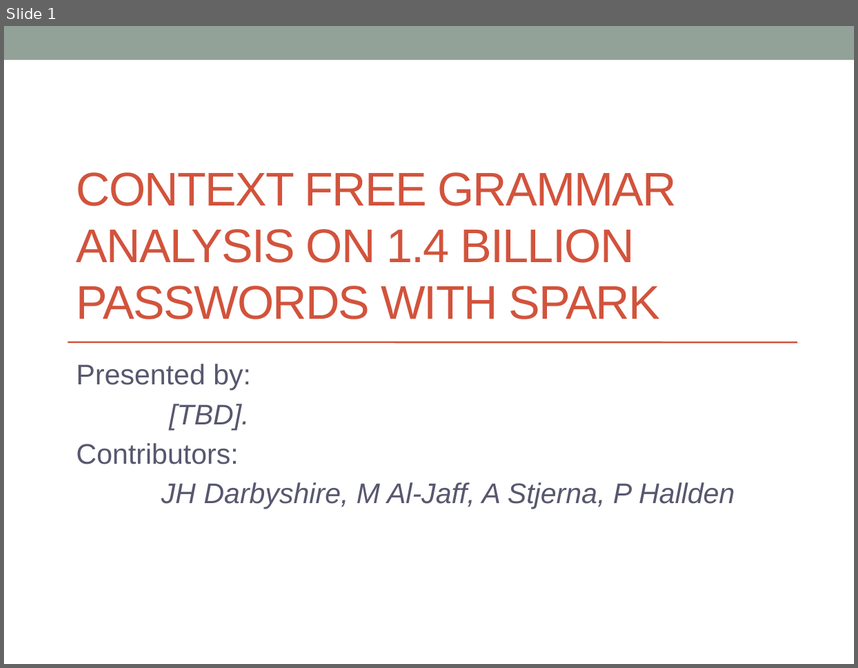
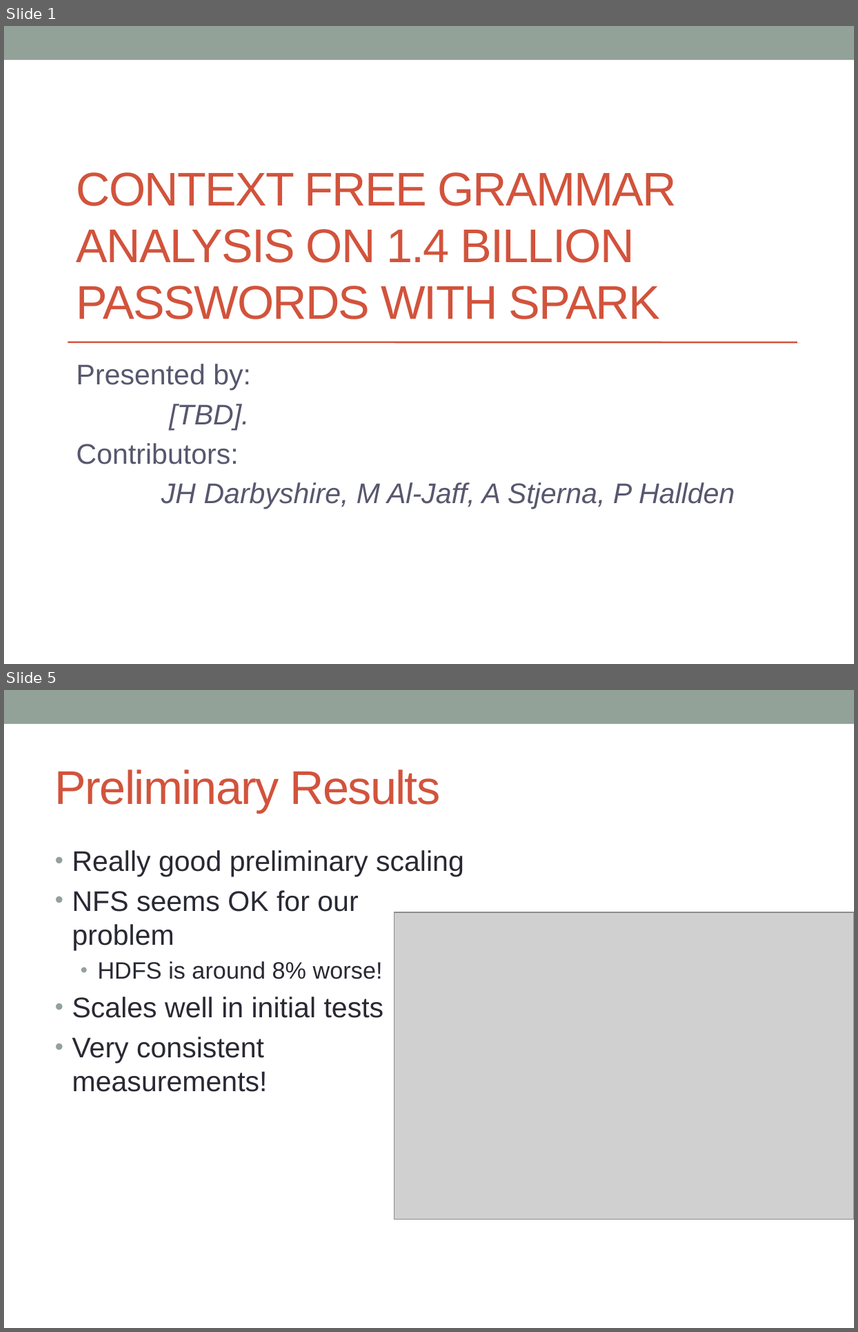
Before and after one commit to ldsa-project-g2/passwords, a slide deck: presentation/group_presentation.pptx. Shown one above the other, each under a label of ours: slide 1 before the commit, slides 1 and 5 after it; the slides between them are not shown. The pictures are 858x668 and 858x1332 pixels, drawn with LibreOffice and Linux fonts; fonts in the diff are those of the drawing; grey boxes stand for pictures. Boxes give left, top, right and bottom in pixels: in the first picture for what was removed or moved away, otherwise in the second. Text is boxed around its words. In the diff, an @@ line names an element or a change of style, - is before the commit and + after.

```diff
--- a/presentation/group_presentation.pptx
+++ b/presentation/group_presentation.pptx
@@ slide 5 added at (4,690,854,1328), background #FFFFFF; not listed: 1 template element that a slide beside it also shows @@
@@ title added at (55,769,440,813), 40 pt, text #D2533C @@
+Preliminary Results
@@ text added at (72,850,464,1092), 24 pt, text #292934 @@
+• Really good preliminary scaling
+• NFS seems OK for our problem
+  • HDFS is around 8% worse!
+• Scales well in initial tests
+• Very consistent measurements!
@@ picture added at (394,912,854,1219) @@
```
Also in this commit, not shown: 3 slides changed, 1 other slide added, 2 slides removed.
